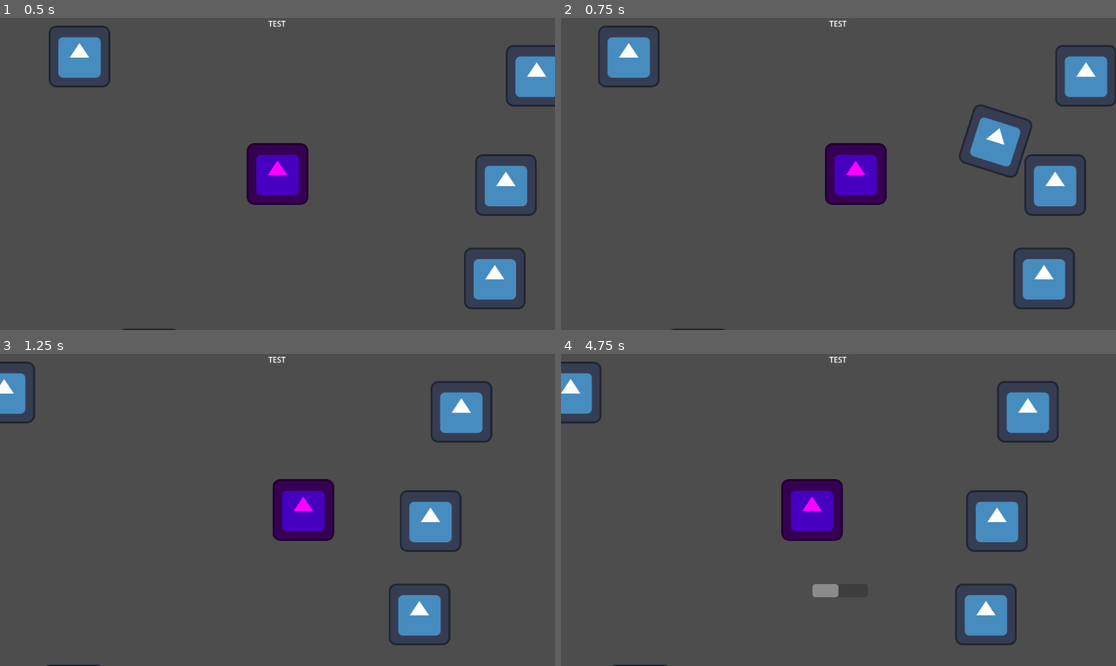
Above: before the commit, frames 1-4 (two rows, left to right).
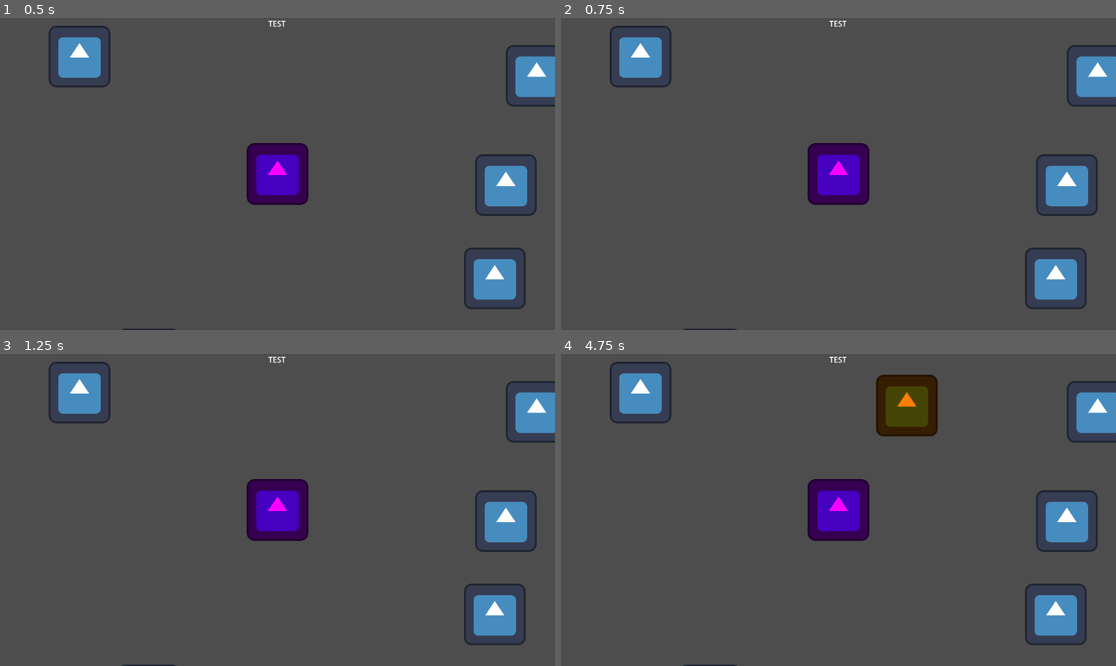
Above: after the commit, the same moments.

Repository: pingwin01games/BialJam2024
Game: Godot game, scene res://scene/world.tscn
The game is run twice, just before and just after one commit, with the same random seed, the same clock (stepped at 60 frames per second) and the same inputs. The engine's default icon, where the game draws it, is replaced by a stand-in: a white triangle on a blue panel in a dark square.
Inputs (mouse positions are in pixels of both pictures, inside the frame that each line leads up to):
- Up to frame 1 (0.5 s): no input
- Up to frame 2 (0.75 s): tap Enter at 0.5 s; move the mouse to (960, 158) at 0.52 s; hold Right (ui_right) from 0.53 s (still down); click (960, 158) at 0.6 s
- Up to frame 3 (1.25 s): keep holding Right (ui_right)
- Up to frame 4 (4.75 s): move the mouse to (727, 525) at 1.27 s; release Right (ui_right) at 1.28 s; hold Down (ui_down) 1.28-2.03 s; click (727, 525) at 1.35 s; move the mouse to (894, 441) at 2.02 s; hold Right (ui_right) 2.03-2.78 s; click (894, 441) at 2.1 s; move the mouse to (810, 572) at 2.77 s; hold Up (ui_up) 2.78-3.53 s; click (810, 572) at 2.85 s; move the mouse to (1005, 556) at 3.52 s; hold Left (ui_left) from 3.53 s (still down); click (1005, 556) at 3.6 s; tap R (reload) at 4.15 s; move the mouse to (672, 463) at 4.27 s; click (672, 463) at 4.35 s

Frame 1 is identical in both runs. In frame 2, 6.9% of the frame differs, in the area x 6-100%, y 2-100%; in frame 3, 12%; in frame 4, 15%, in the area x 0-100%, y 2-100%.
Error after the commit: Parse Error: Identifier "reload" not declared in the current scope. (res://script/gracz.gd:21)

Commit message:
dodano weapon managera
można budować skrypt w broni

Diff:
--- a/scene/gracz.tscn
+++ b/scene/gracz.tscn
@@ -1,7 +1,8 @@
-[gd_scene load_steps=4 format=3 uid="uid://don334ykj1ehi"]
+[gd_scene load_steps=5 format=3 uid="uid://don334ykj1ehi"]
 
 [ext_resource type="Texture2D" uid="uid://cojaxssn6g72v" path="res://icon.svg" id="1_ccwwm"]
 [ext_resource type="Script" path="res://script/gracz.gd" id="1_d3427"]
+[ext_resource type="Script" path="res://script/WeaponManager.gd" id="3_s1mo5"]
 
 [sub_resource type="RectangleShape2D" id="RectangleShape2D_ci8wv"]
 size = Vector2(128, 128)
@@ -27,6 +28,7 @@
 [node name="Bonus_Reload" type="Timer" parent="."]
 
 [node name="hand" type="Node2D" parent="."]
+script = ExtResource("3_s1mo5")
 
 [node name="CanvasLayer" type="CanvasLayer" parent="."]
 
--- /dev/null
+++ b/script/WeaponManager.gd
@@ -0,0 +1,60 @@
+extends Node2D
+
+@onready var reload = $Reload_Time
+@onready var bonus_reload = $Bonus_Reload
+@onready var ammo_count = $CanvasLayer/UI/Ammo_Count
+@onready var reload_bar = $CanvasLayer/UI/Reload_bar
+@onready var rof = $RoF
+
+var currentAmmo = 0
+var reloading = false
+var startBonusReload = 0.3
+var starBonusReloadTime = 0.3
+var bonusReloading = false
+var failBonusReloading = false
+
+# Called when the node enters the scene tree for the first time.
+func _ready():
+	pass # Replace with function body.
+
+
+# Called every frame. 'delta' is the elapsed time since the previous frame.
+func _process(delta):
+	if get_child(0).has_method("get_info"):
+		currentAmmo = get_child(0).get_info("ammo")
+
+
+	if Input.is_action_just_pressed("shoot"):
+		if get_child(0).has_method("shoot"):
+			get_child(0).shoot()
+
+
+	if Input.is_action_just_pressed("reload") and reloading == false:
+		reload.start()
+		reloading = true
+		reload_bar.visible = true
+		startBonusReload = 1 - randf_range(0.2,0.4)
+		print(startBonusReload)
+		starBonusReloadTime = randf_range(0.2,0.4)
+		bonus_reload.wait_time = starBonusReloadTime
+		print("poczatek reload")
+
+	reload_bar.value = reload.time_left
+
+	if reload.time_left < startBonusReload and reloading == true and bonusReloading == false and failBonusReloading == false :
+			bonus_reload.start()
+			bonusReloading = true
+			reload_bar.modulate = Color(0,1,0)
+
+	if Input.is_action_just_pressed("reload") and reloading == true and failBonusReloading == false:
+		if reload_bar.modulate == Color(0,1,0):
+			reload.stop()
+			bonus_reload.stop()
+			reloading = false
+			reload_bar.visible = false
+			bonusReloading = false
+			print("szybszy koniec reload")
+			reload_bar.modulate = Color(1,1,1)
+		elif reload_bar.modulate == Color(1,1,1) and reload.time_left != 1:
+			reload_bar.modulate = Color(1,0,0)
+			failBonusReloading = true
--- a/script/gracz.gd
+++ b/script/gracz.gd
@@ -1,11 +1,5 @@
 extends CharacterBody2D
 
-@onready var rof = $RoF
-@onready var pocisk = preload("res://scene/pilaOdbija.tscn")
-@onready var reload = $Reload_Time
-@onready var ammo_count = $CanvasLayer/UI/Ammo_Count
-@onready var reload_bar = $CanvasLayer/UI/Reload_bar
-@onready var bonus_reload = $Bonus_Reload
 
 
 const SPEED = 300.0
@@ -45,48 +39,7 @@
 
 	move_and_slide()
 
-	if Input.is_action_just_pressed("shoot") and canShoot and currentAmmo>=0 and reloading == false:
 
-		rof.start()
-		currentAmmo -= 1
-		var bul = pocisk.instantiate()
-		var atanek2 = atan2(get_global_mouse_position().y-position.y, get_global_mouse_position().x-position.x)
-		bul.position = position + Vector2(300,0).rotated(atanek2)
-		bul.rotation = atanek2
-		get_tree().root.add_child(bul)
-
-		canShoot = false
-
-	if Input.is_action_just_pressed("reload") and currentAmmo < MAXAMMO and reloading == false:
-		reload.start()
-		currentAmmo = MAXAMMO
-		reloading = true
-		reload_bar.visible = true
-		startBonusReload = 1 - randf_range(0.2,0.4)
-		print(startBonusReload)
-		starBonusReloadTime = randf_range(0.2,0.4)
-		bonus_reload.wait_time = starBonusReloadTime
-		print("poczatek reload")
-
-	reload_bar.value = reload.time_left
-
-	if reload.time_left < startBonusReload and reloading == true and bonusReloading == false and failBonusReloading == false :
-			bonus_reload.start()
-			bonusReloading = true
-			reload_bar.modulate = Color(0,1,0)
-
-	if Input.is_action_just_pressed("reload") and reloading == true and failBonusReloading == false:
-		if reload_bar.modulate == Color(0,1,0):
-			reload.stop()
-			bonus_reload.stop()
-			reloading = false
-			reload_bar.visible = false
-			bonusReloading = false
-			print("szybszy koniec reload")
-			reload_bar.modulate = Color(1,1,1)
-		elif reload_bar.modulate == Color(1,1,1) and reload.time_left != 1:
-			reload_bar.modulate = Color(1,0,0)
-			failBonusReloading = true
 
 
 func _on_ro_f_timeout():
